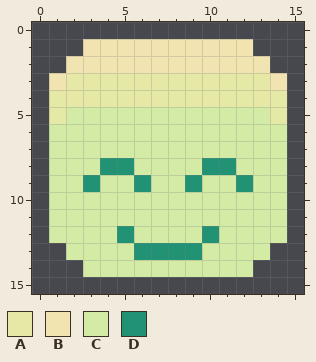
A pixel-art sprite gets an edit: images/enemy-default-000.png. Above, as it was before the edit.
The file is 16x16 pixels.
Palette (. is transparent): A #e6e8a5  B #f1e4b0  C #d3eba4  D #219274
Pixels before, first column x 1:
 1 ..BBBBBBBBBB..
 2 .BBBBBBBBBBBB.
 3 BAAAAAAAAAAAAB
 4 AAAAAAAAAAAAAA
 5 ACCCCCCCCCCCCA
 6 CCCCCCCCCCCCCC
 7 CCCCCCCCCCCCCC
 8 CCCDDCCCCDDCCC
 9 CCDCCDCCDCCDCC
10 CCCCCCCCCCCCCC
11 CCCCCCCCCCCCCC
12 CCCCDCCCCDCCCC
13 .CCCCDDDDCCCC.
14 ..CCCCCCCCCC..
And afterwards:
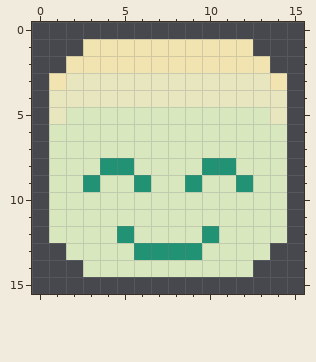
Edits made:
colour A: #e6e8a5 -> #e7e6bf
colour C: #d3eba4 -> #d9e7bf
Changed places in both pictures, as pixel boxes (x1, y1, x2, y2):
changed: (49, 73, 287, 277)
